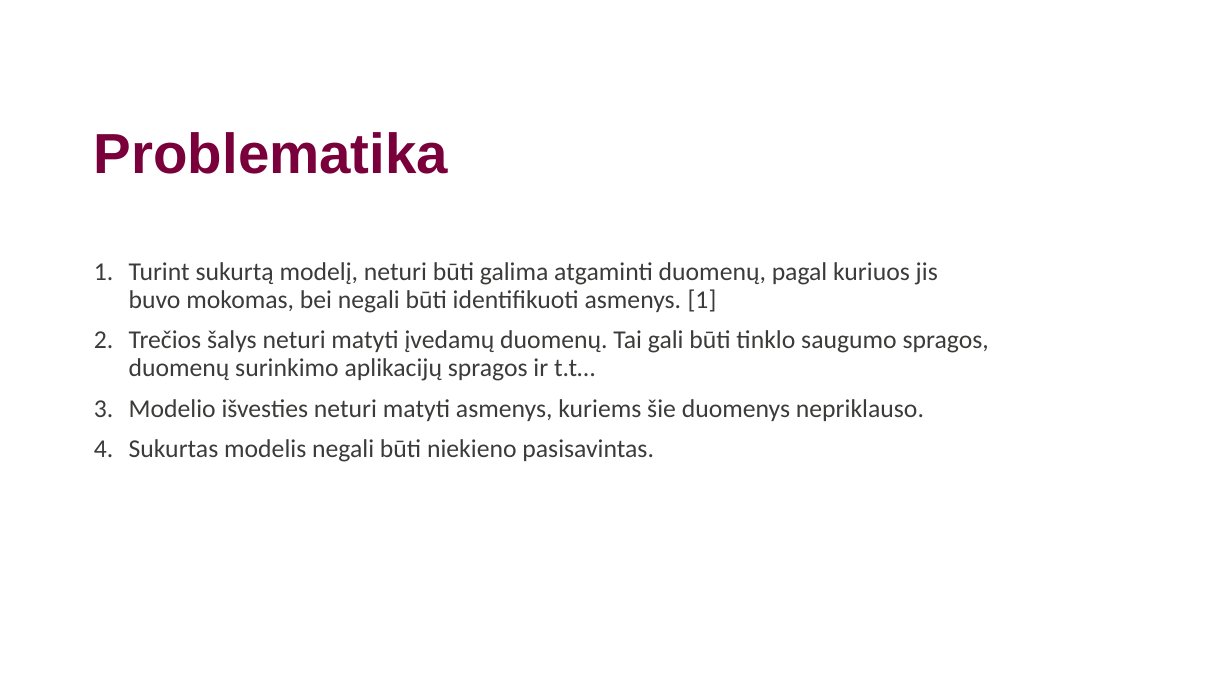
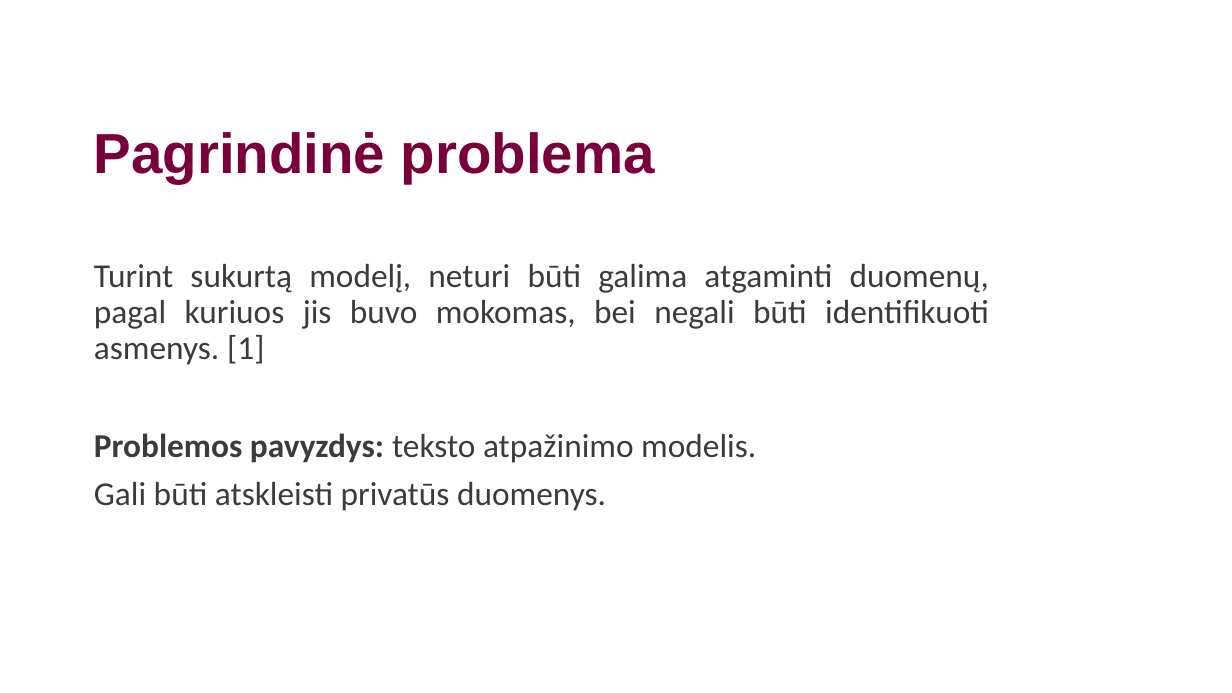
Before and after one commit to PauliusMilmantas/Bakalaurinis_darbas, a slide deck: slide 3 of Straipsnis/Pristatymas.pptx. Drawn at 1232x693 pixels with LibreOffice and Linux fonts; fonts in the diff are those of the drawing; background and template pictures are left out. Boxes give left, top, right and bottom in pixels: in the first picture for what was removed or moved away, otherwise in the second. Text is boxed around its words. In the diff, an @@ line names an element or a change of style, - is before the commit and + after.

```diff
--- a/Straipsnis/Pristatymas.pptx
+++ b/Straipsnis/Pristatymas.pptx
@@ title at bbox=[94, 132, 655, 183]: text changed @@
-Problematika
+Pagrindinė problema
@@ text at bbox=[94, 264, 989, 365]: size 20 to 26 pt in "Turint sukurtą modelį, neturi būti galima atgaminti ..."; alignment left to justified; bullet 1. to none @@
@@ text at bbox=[94, 433, 756, 511]: text changed; size 20 to 26 pt @@
-2. Trečios šalys neturi matyti įvedamų duomenų. Tai gali būti tinklo saugumo spragos, duomenų surinkimo aplikacijų spragos ir t.t…
-3. Modelio išvesties neturi matyti asmenys, kuriems šie duomenys nepriklauso.
-4. Sukurtas modelis negali būti niekieno pasisavintas.
+Problemos pavyzdys: teksto atpažinimo modelis.
+Gali būti atskleisti privatūs duomenys.
```
Also in this commit, not shown: 3 other slides changed, 1 slide added, 2 slides removed, 1 other file.
